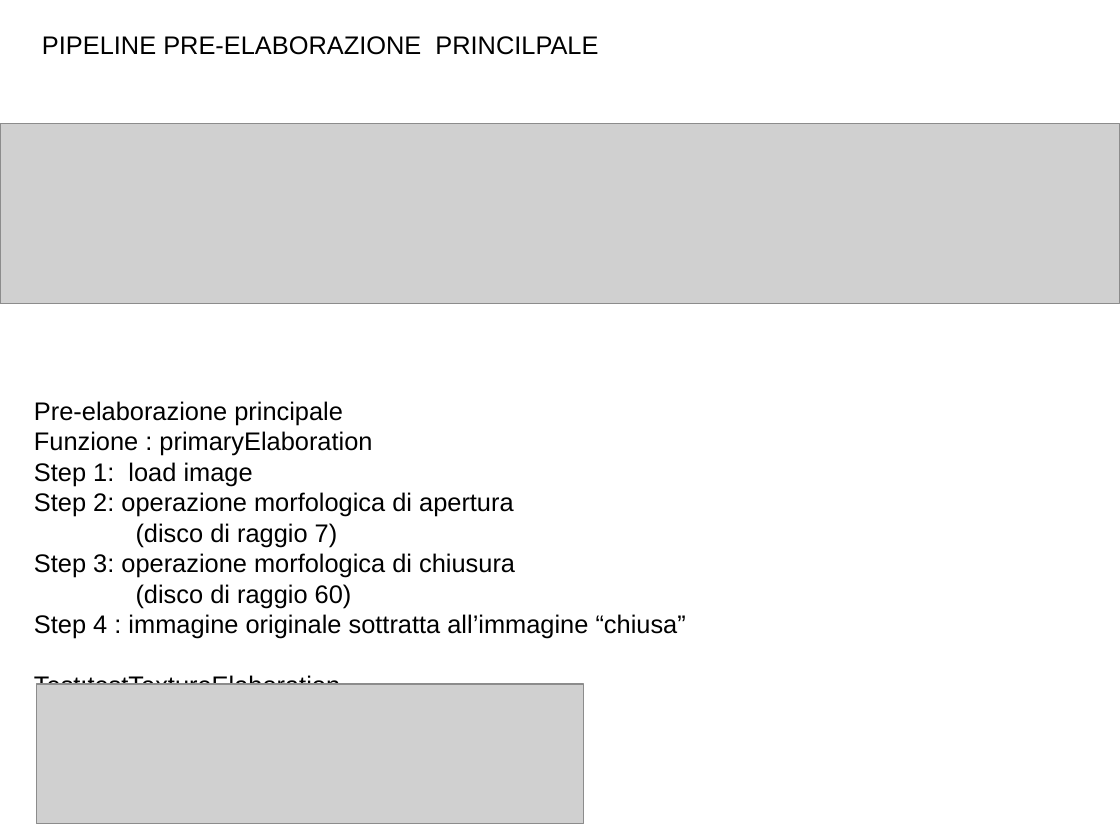
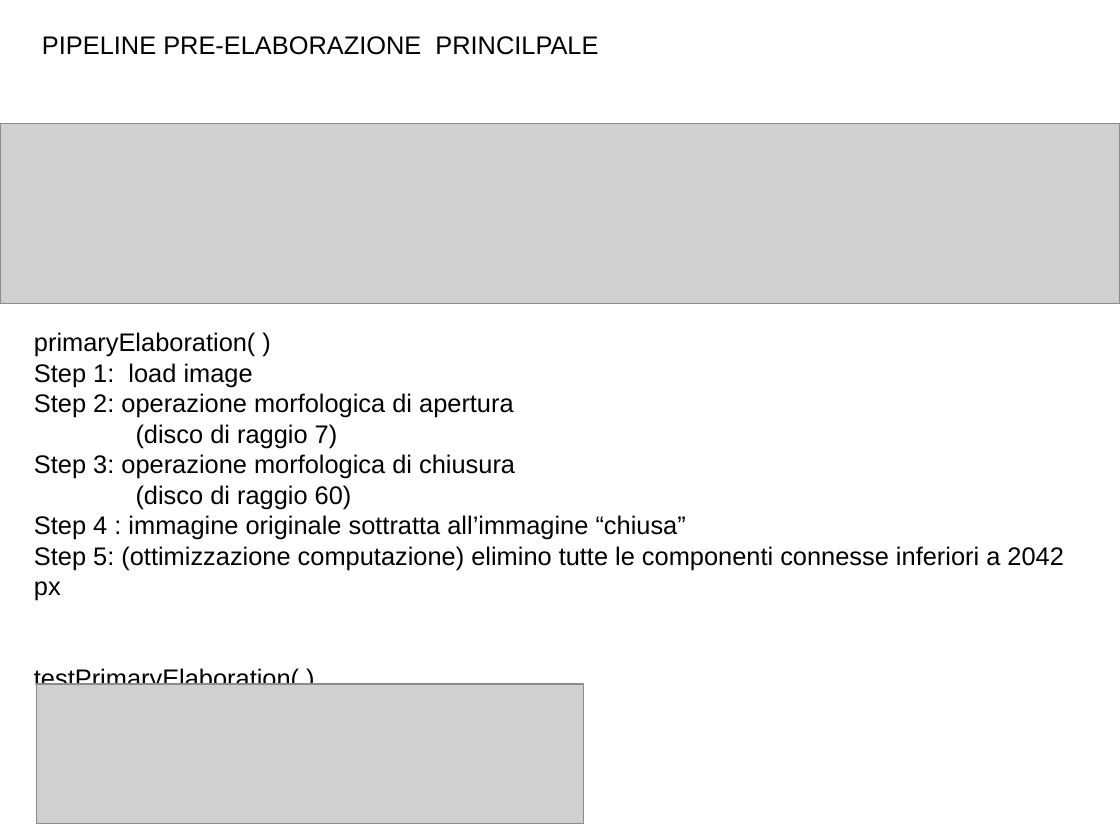
Before and after one commit to pietroparini2/chessProject, a slide deck: slide 8 of relazioneProgettoEI/presentazione.odp. Drawn at 1120x840 pixels with LibreOffice and Linux fonts; fonts in the diff are those of the drawing; grey boxes stand for pictures. Boxes give left, top, right and bottom in pixels: in the first picture for what was removed or moved away, otherwise in the second. Text is boxed around its words. In the diff, an @@ line names an element or a change of style, - is before the commit and + after.

```diff
--- a/relazioneProgettoEI/presentazione.odp
+++ b/relazioneProgettoEI/presentazione.odp
@@ text "primaryElaboration( )": place and size @@
-text "primaryElaboration( )" at [34, 401, 686, 700]
+text "primaryElaboration( )" at [34, 332, 1063, 692]
@@ text at [34, 332, 255, 357]: text changed @@
-Pre-elaborazione principale
-Funzione : primaryElaboration
+primaryElaboration( )
@@ text at [34, 546, 1063, 692]: text changed @@
-Test:testTextureElaboration
+Step 5: (ottimizzazione computazione) elimino tutte le componenti connesse inferiori a 2042 px
+testPrimaryElaboration( )
```
Also in this commit, not shown: 5 other slides changed, 2 slides added, 3 slides removed, 6 other files.
